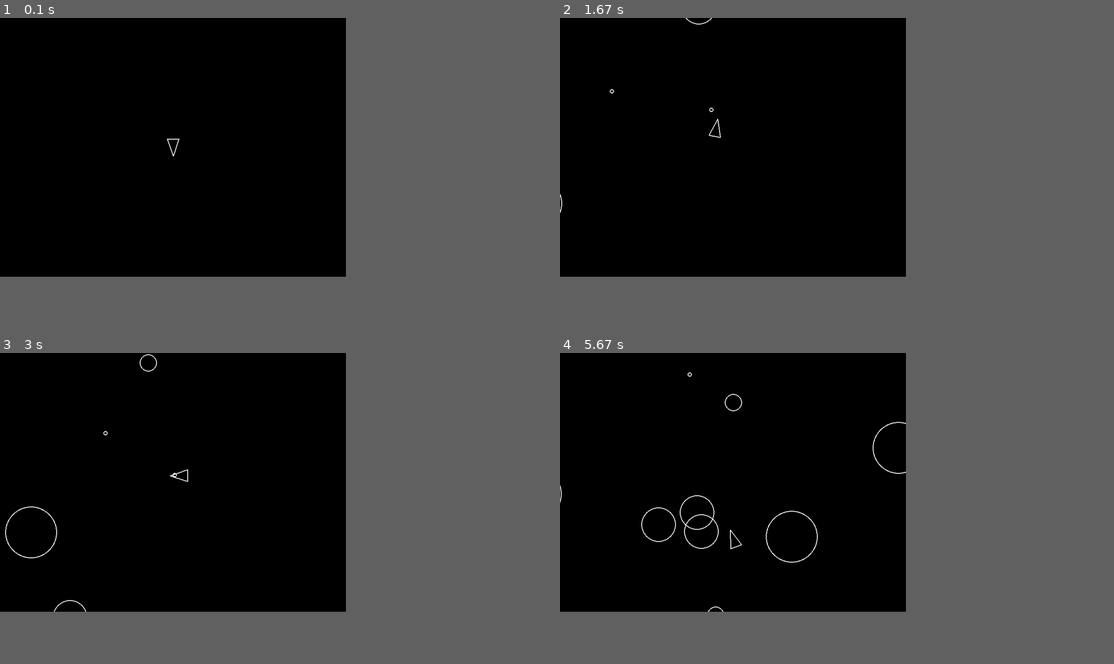
Above: before the commit, frames 1-4 (two rows, left to right).
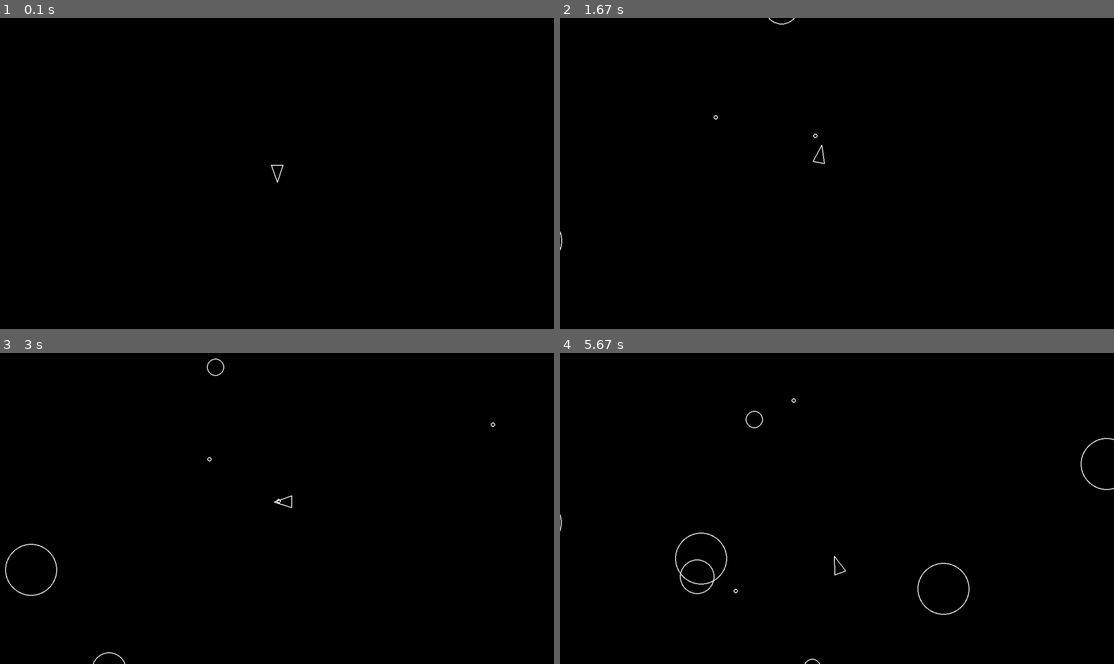
Above: after the commit, the same moments.

Repository: Hjertsson/Asteroids
Game: pygame game, started from main.py
Same seed, same stepped clock (60 frames per second), same inputs: the game is played once before the commit and once after it.
Inputs:
- Up to frame 1 (0.1 s): no input
- Up to frame 2 (1.67 s): tap Space at 0.33, 0.73, 1.03, 1.23, 1.57 s; hold D 0.67-1.13 s; hold W 1.17-1.47 s; hold D from 1.5 s (still down)
- Up to frame 3 (3 s): tap Space at 1.87, 2.07, 2.37, 2.63, 2.97 s; release D at 1.97 s; hold A 2-2.53 s; hold S 2.57-2.87 s; hold A from 2.9 s (still down)
- Up to frame 4 (5.67 s): tap Space at 3.27, 3.4, 3.8, 4.1, 4.47, 4.87, 5.17, 5.37 s; release A at 3.3 s; hold W 3.33-3.7 s; hold D 3.73-4.37 s; hold S 4.4-4.77 s; hold A 4.8-5.27 s; hold D from 5.3 s (still down)
In our replay, the window is 562x421 before the commit and 900x506 after it. These sizes can differ from the game's own. Grey fills any space a smaller window leaves; there, only what the larger window draws over its background counts as a difference.

The runs differ from the first frame. In frame 1, less than 0.1% of the frame differs, in the area x 30-52%, y 38-53%; in frame 2, 0.2%; in frame 3, 0.5%; in frame 4, 1.1%, in the area x 0-100%, y 6-100%.

Commit message:
Finalized lesson

Diff:
--- a/constants.py
+++ b/constants.py
@@ -1,5 +1,5 @@
-SCREEN_WIDTH = 800
-SCREEN_HEIGHT = 600
+SCREEN_WIDTH = 1280
+SCREEN_HEIGHT = 720
 LINE_WIDTH = 2
 
 ASTEROID_MIN_RADIUS = 20
--- a/main.py
+++ b/main.py
@@ -14,6 +14,11 @@
     screen = pygame.display.set_mode((SCREEN_WIDTH, SCREEN_HEIGHT),pygame.RESIZABLE)
 
     clock = pygame.time.Clock()
+    log_state()
+    log_event("Starting Asteroids")
+    print("Starting Asteroids")
+    print("Screen width: 1280")
+    print("Screen height: 720")
 
     updatable = pygame.sprite.Group()
     drawable = pygame.sprite.Group()
Not shown, changed: .gitignore
Not shown, changed: game_events.jsonl
Not shown, changed: game_state.jsonl
